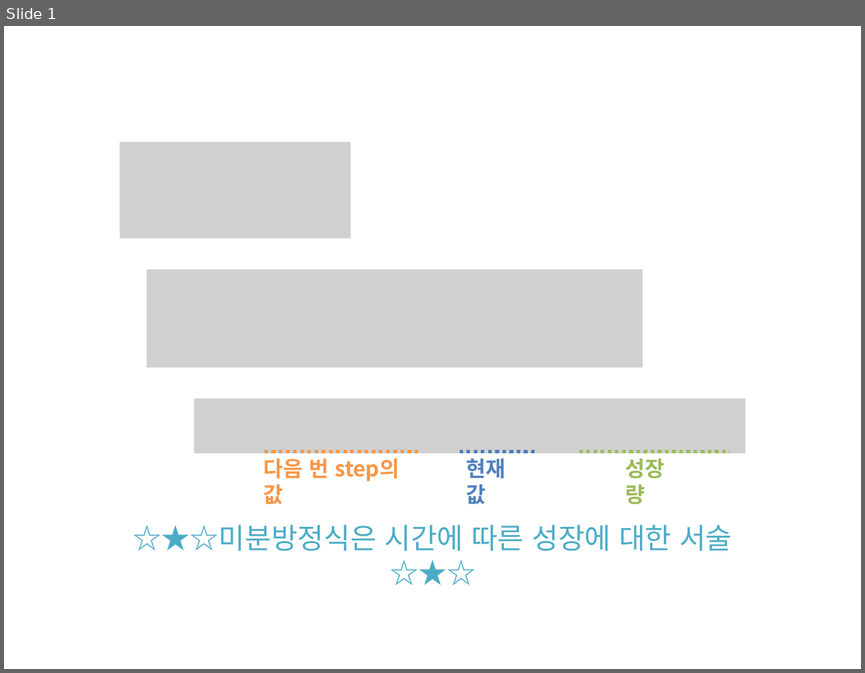
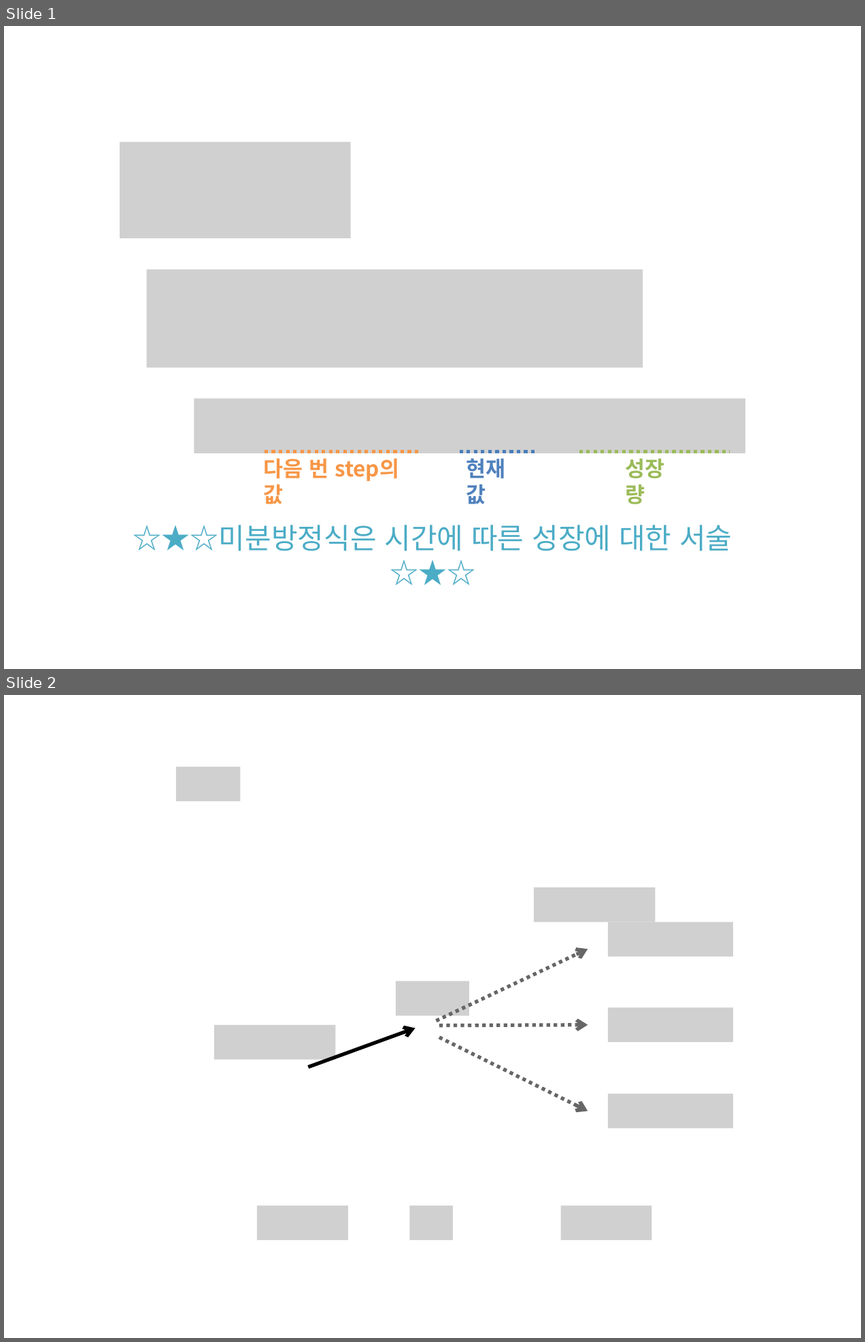
Before and after one commit to answeredbyablemind/answeredbyablemind.github.io, a slide deck: pics/2021-05-05-ODE_and_natural_number_e/pics.pptx. Shown one above the other, each under a label of ours: slide 1 before the commit, slides 1 and 2 after it. The pictures are 865x673 and 865x1342 pixels, drawn with LibreOffice and Linux fonts; fonts in the diff are those of the drawing; grey boxes stand for pictures; background and template pictures are left out. Boxes give left, top, right and bottom in pixels: in the first picture for what was removed or moved away, otherwise in the second. Text is boxed around its words. In the diff, an @@ line names an element or a change of style, - is before the commit and + after.

```diff
--- a/pics/2021-05-05-ODE_and_natural_number_e/pics.pptx
+++ b/pics/2021-05-05-ODE_and_natural_number_e/pics.pptx
@@ slide 2 added at <box>4,695,861,1338</box>, background picture (left out) @@
@@ picture added at <box>176,767,241,801</box> @@
@@ picture added at <box>534,887,655,921</box> @@
@@ picture added at <box>608,922,733,956</box> @@
@@ arrow added from (436, 1021) to (587, 949), #666666 3 pt dashed @@
@@ picture added at <box>396,981,469,1015</box> @@
@@ picture added at <box>608,1008,733,1042</box> @@
@@ picture added at <box>214,1025,336,1059</box> @@
@@ arrow added from (308, 1067) to (415, 1028), #000000 3 pt @@
@@ arrow added from (439, 1025) to (587, 1025), #666666 3 pt dashed @@
@@ arrow added from (439, 1037) to (587, 1110), #666666 3 pt dashed @@
@@ picture added at <box>608,1093,733,1127</box> @@
@@ picture added at <box>257,1205,347,1239</box> @@
@@ picture added at <box>409,1205,452,1239</box> @@
@@ picture added at <box>561,1205,652,1239</box> @@
```
Also in this commit, not shown: 5 other files.
